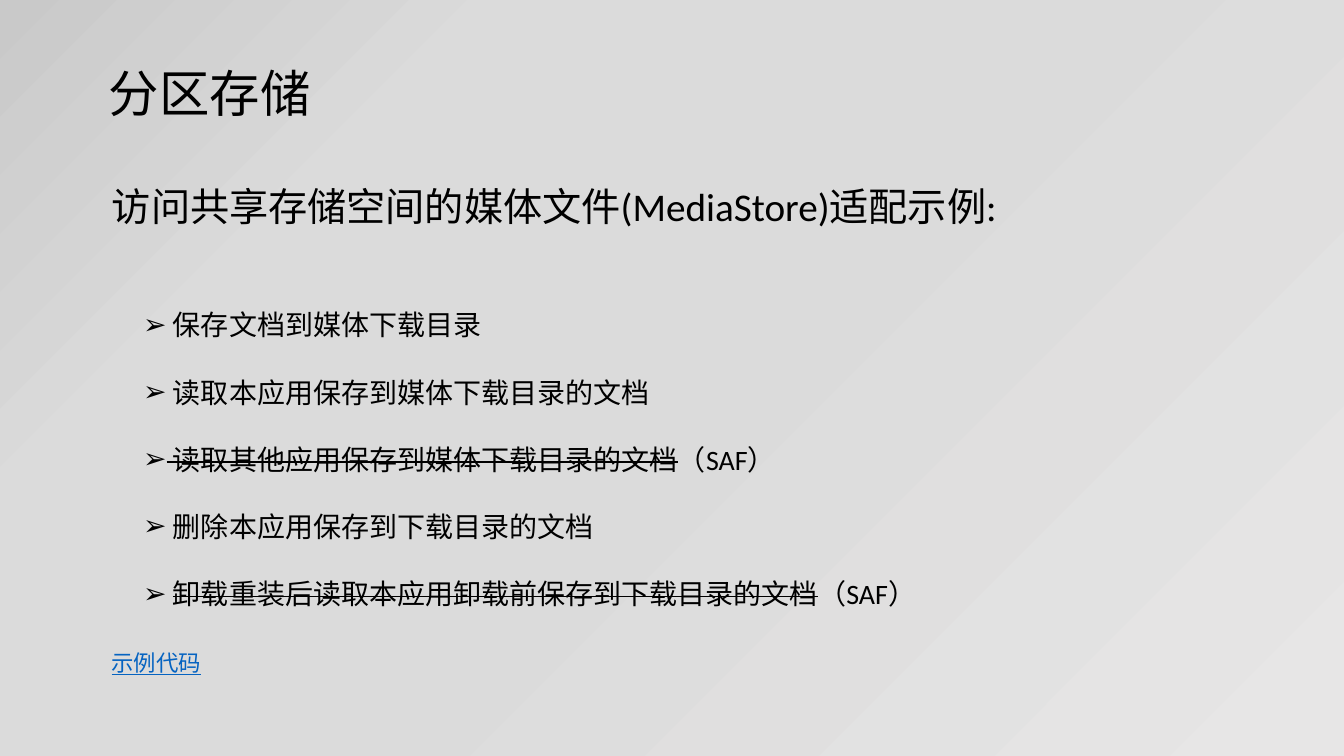
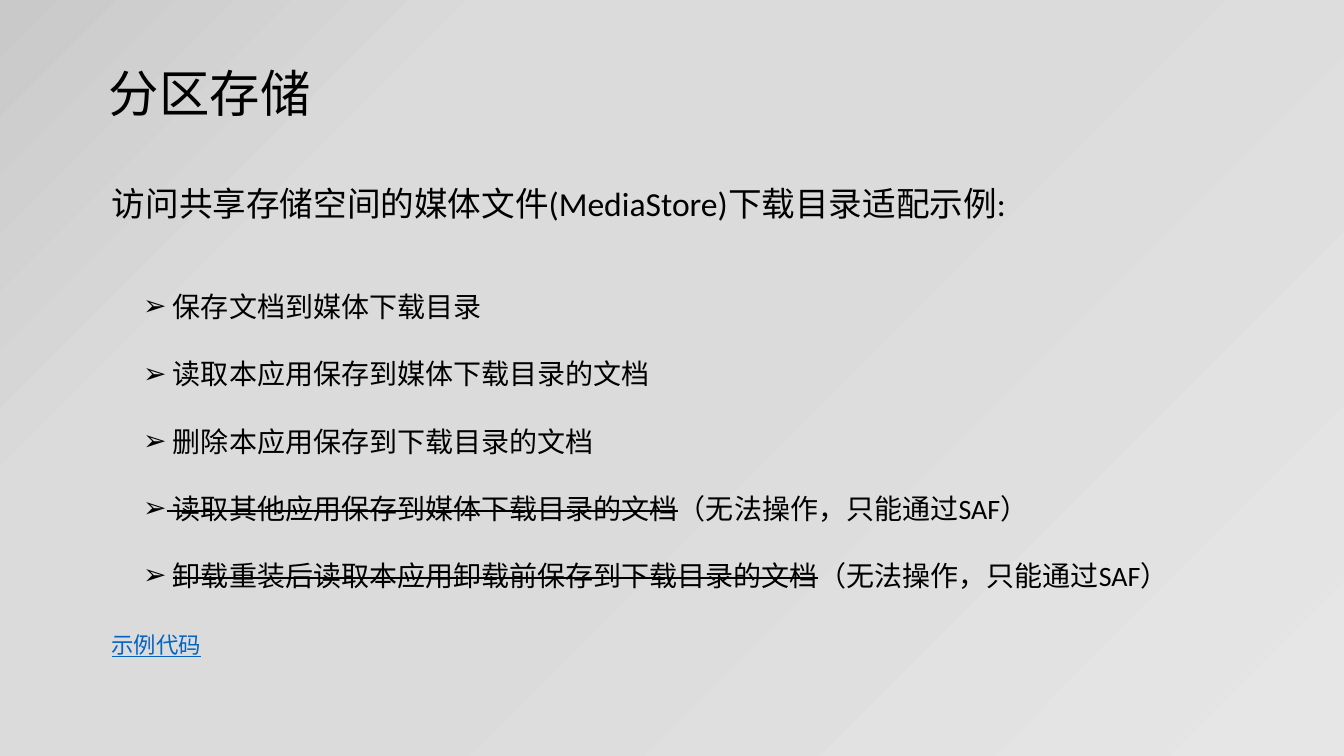
Before and after one commit to jianjunxiao/Adaptation, a slide deck: slide 11 of Android10、11适配.pptx. Drawn at 1344x756 pixels with LibreOffice and Linux fonts; fonts in the diff are those of the drawing. Boxes give left, top, right and bottom in pixels: in the first picture for what was removed or moved away, otherwise in the second. Text is boxed around its words. In the diff, an @@ line names an element or a change of style, - is before the commit and + after.

```diff
--- a/Android10、11适配.pptx
+++ b/Android10、11适配.pptx
@@ text at bbox=[112, 187, 1006, 221]: text changed; size 28 to 24 pt @@
-访问共享存储空间的媒体文件(MediaStore)适配示例:
+访问共享存储空间的媒体文件(MediaStore)下载目录适配示例:
@@ text "保存文档到媒体下载目录": place and size @@
-text "保存文档到媒体下载目录" at bbox=[112, 311, 916, 675]
+text "保存文档到媒体下载目录" at bbox=[112, 293, 1169, 657]
@@ text at bbox=[173, 446, 776, 473]: paragraph removed @@
-➢ 读取其他应用保存到媒体下载目录的文档（SAF）
@@ text at bbox=[173, 495, 1169, 589]: text changed @@
-➢ 卸载重装后读取本应用卸载前保存到下载目录的文档（SAF）
+➢ 读取其他应用保存到媒体下载目录的文档（无法操作，只能通过SAF）
+➢ 卸载重装后读取本应用卸载前保存到下载目录的文档（无法操作，只能通过SAF）
```
Also in this commit, not shown: 8 other slides changed, 3 other files.
